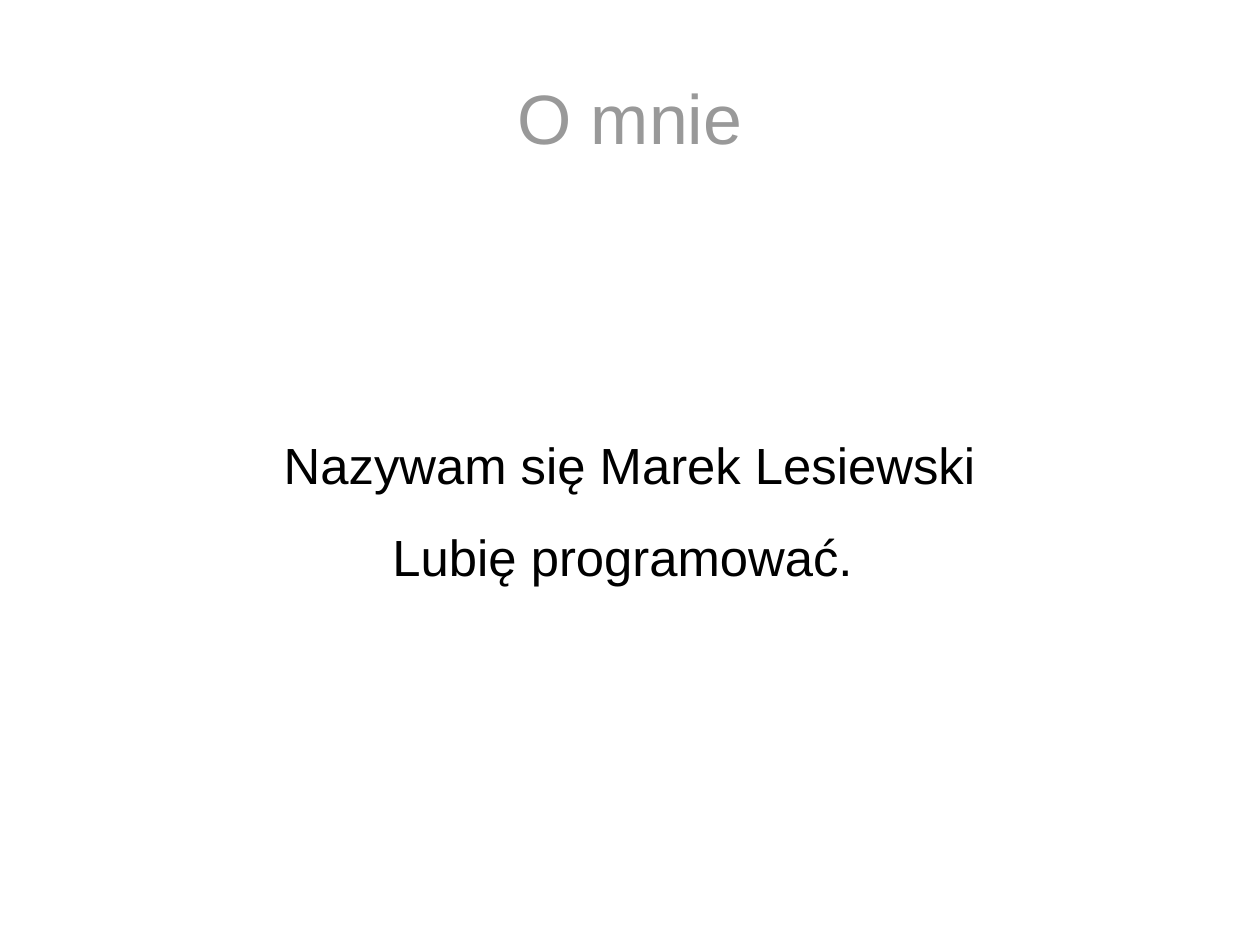
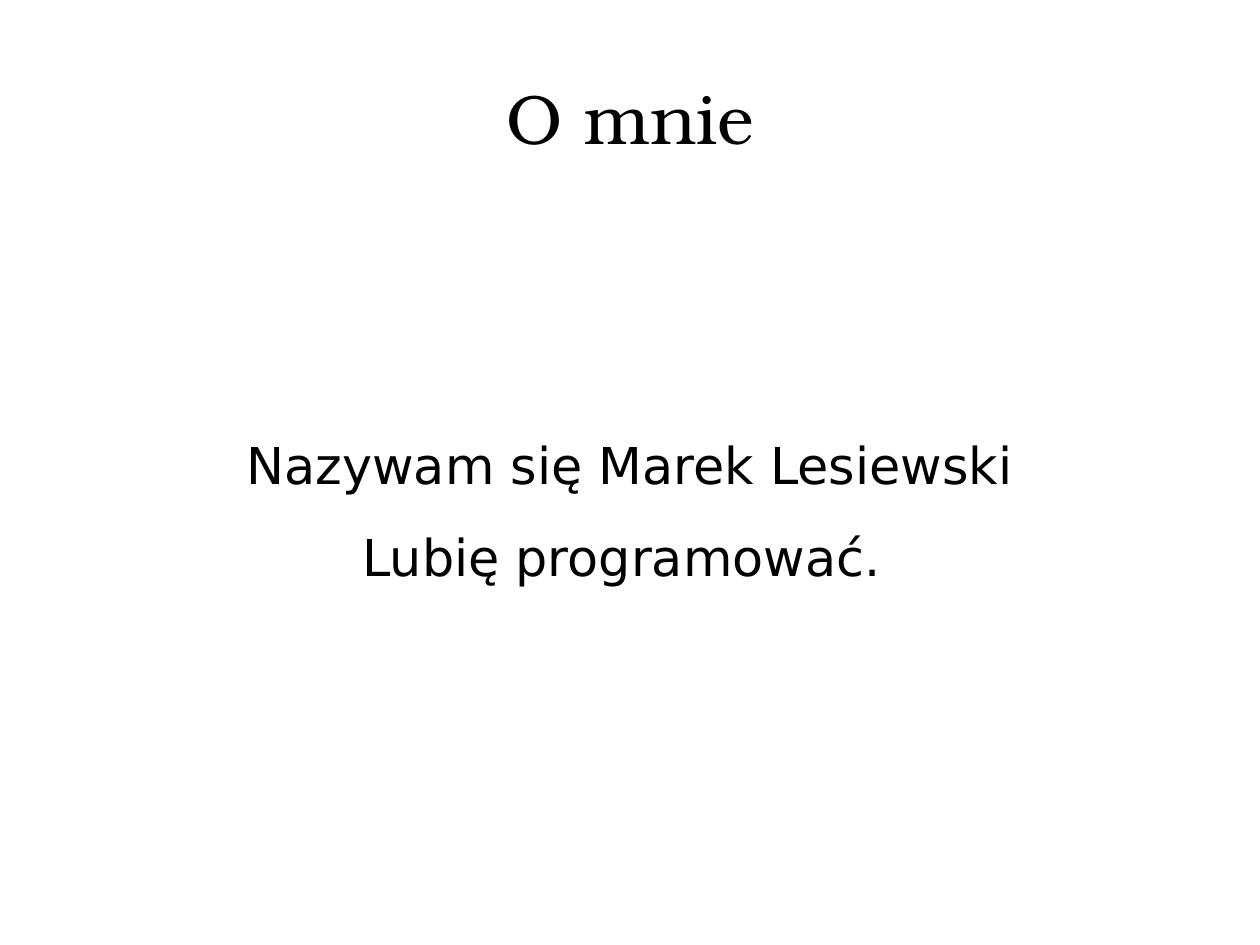
Before and after one commit to tirpitz-verus/bytebuddy-agent-presentation, a slide deck: slide 5 of slides.odp (slide 4 before the commit). Drawn at 1260x945 pixels with LibreOffice and Linux fonts; fonts in the diff are those of the drawing. Boxes give left, top, right and bottom in pixels: in the first picture for what was removed or moved away, otherwise in the second. Text is boxed around its words. In the diff, an @@ line names an element or a change of style, - is before the commit and + after.

```diff
--- a/slides.odp
+++ b/slides.odp
@@ title "O mnie" at (506,95,753,145): font Arial to TeX Gyre Bonum, text colour #999999 to #000000 @@
@@ subtitle "Nazywam się Marek Lesiewski" at (247,445,1012,587): font Arial to DejaVu Sans @@
```
Also in this commit, not shown: 11 other slides changed, 4 slides added, 3 slides removed, 1 other file.
